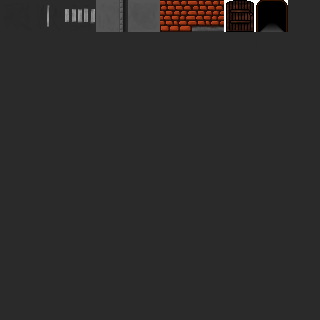
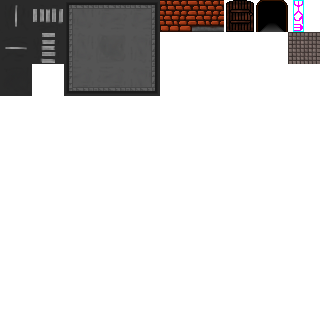
Before/after of a w=320, h=320 layered artwork. What changed in the layer stack:
painted on "Calque 1" over bbox(0, 0, 320, 320)
